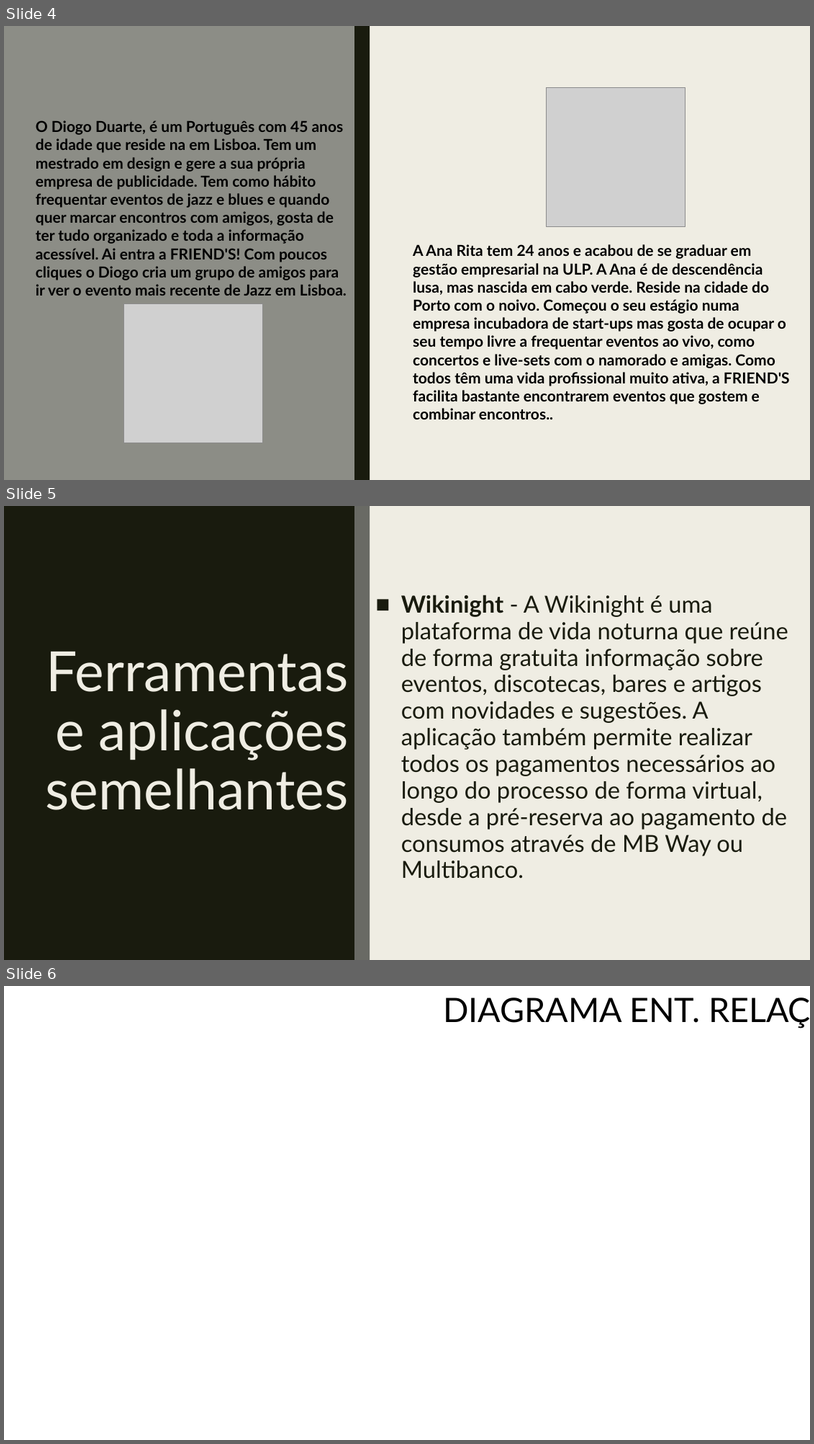
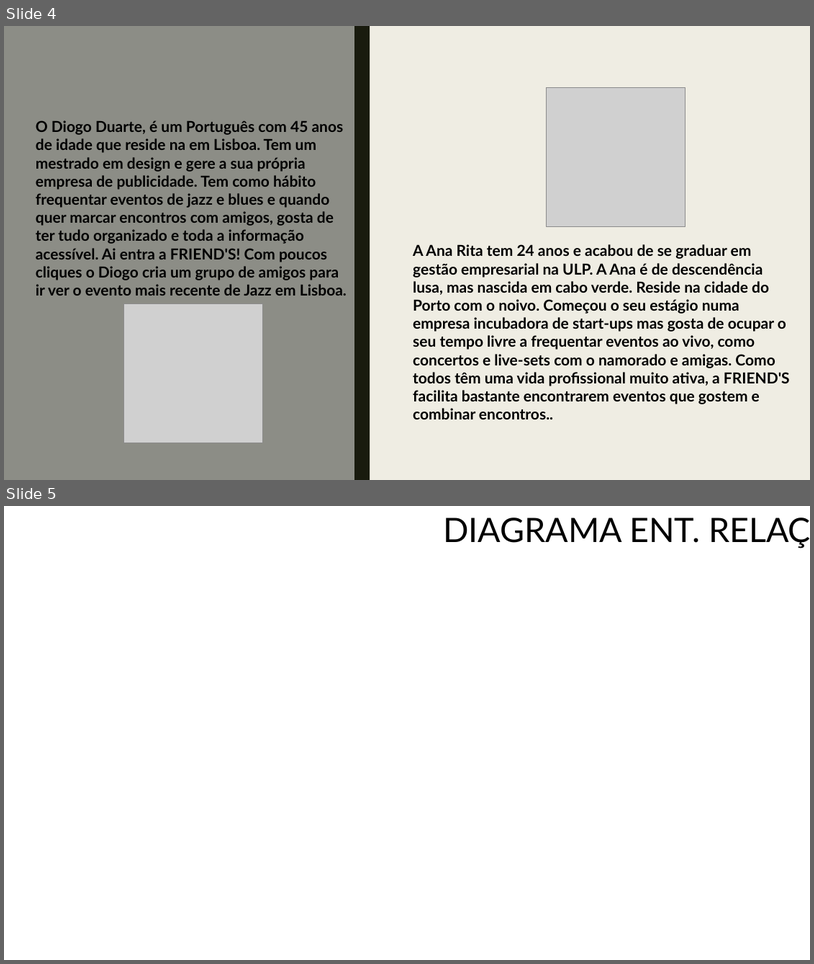
Before and after one commit to joaoppiresp/Proj-Mobile, a slide deck: Relatorios-Progresso/FRIEND’S_3rdDelivery.pptx. Shown one above the other, each under a label of ours: slides 4, 5 and 6 before the commit, slides 4 and 5 after it. The pictures are 814x1444 and 814x964 pixels, drawn with LibreOffice and Linux fonts; fonts in the diff are those of the drawing; grey boxes stand for pictures; background and template pictures are left out. Boxes give left, top, right and bottom in pixels: in the first picture for what was removed or moved away, otherwise in the second. Text is boxed around its words. In the diff, an @@ line names an element or a change of style, - is before the commit and + after.

```diff
--- a/Relatorios-Progresso/FRIEND’S_3rdDelivery.pptx
+++ b/Relatorios-Progresso/FRIEND’S_3rdDelivery.pptx
@@ slide 5 removed at (x1=4, y1=506, x2=810, y2=960), background #EFEDE3 @@
@@ rectangle removed at (x1=4, y1=506, x2=355, y2=960) @@
@@ rectangle removed at (x1=36, y1=506, x2=51, y2=960) @@
@@ rectangle removed at (x1=355, y1=506, x2=370, y2=960) @@
@@ text removed at (x1=401, y1=595, x2=789, y2=878) @@
-■ Wikinight - A Wikinight é uma plataforma de vida noturna que reúne de forma gratuita informação sobre eventos, discotecas, bares e artigos com novidades e sugestões. A aplicação também permite realizar todos os pagamentos necessários ao longo do processo de forma virtual, desde a pré-reserva ao pagamento de consumos através de MB Way ou Multibanco.
@@ title removed at (x1=46, y1=651, x2=349, y2=810) @@
-Ferramentas e aplicações semelhantes
@@ what was slide 6 is now slide 5 @@
```
Also in this commit, not shown: 4 slides changed.
